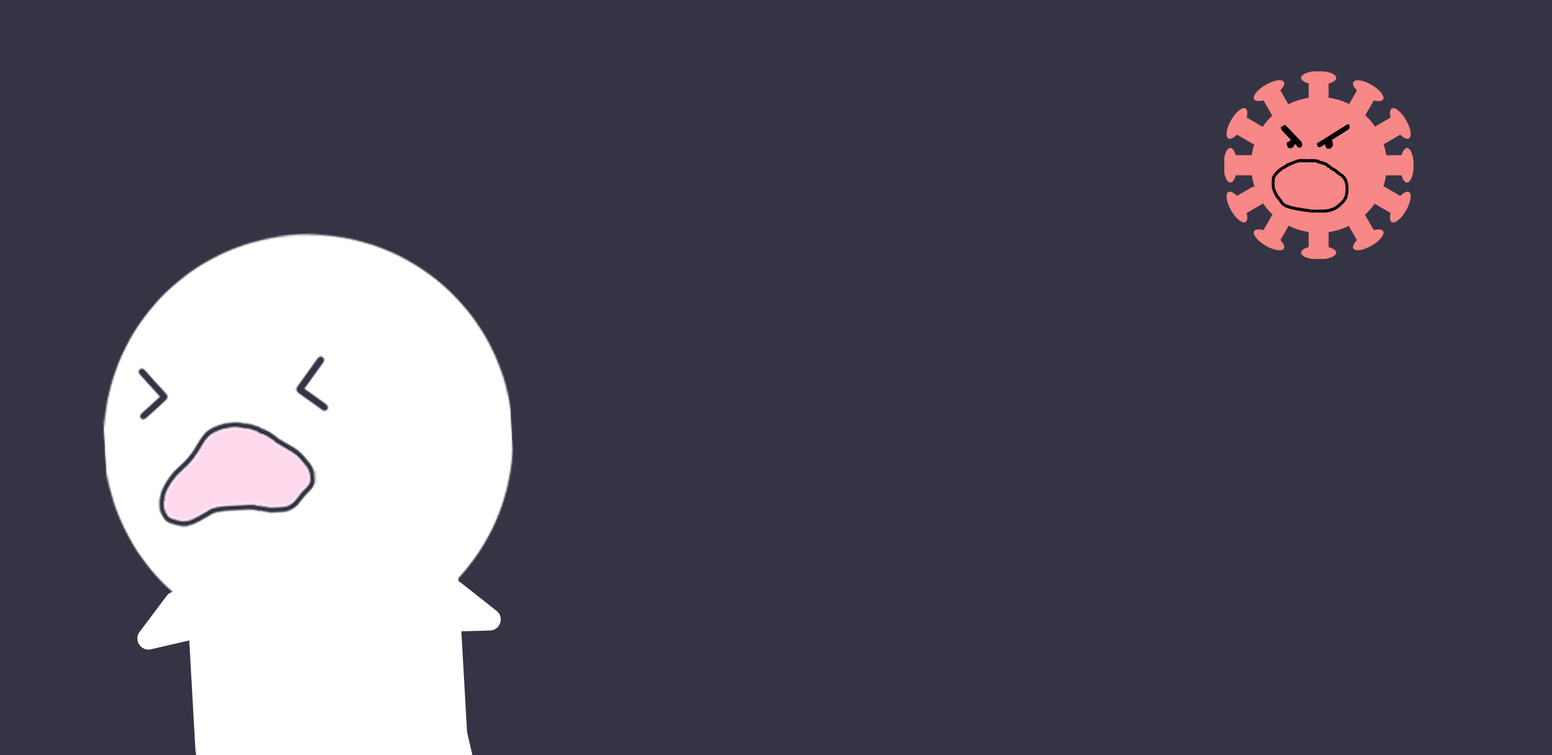
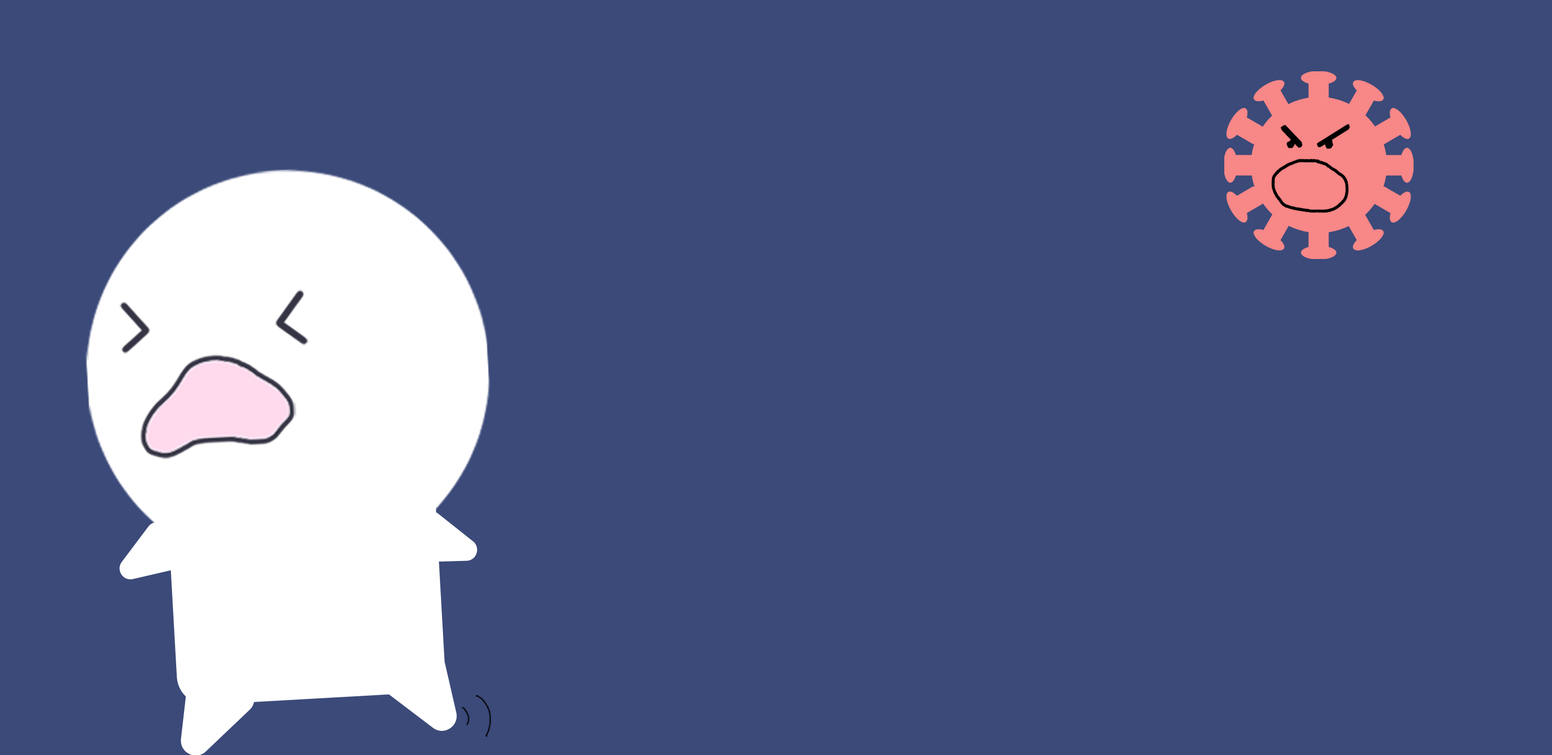
Layers edited between the first and the second 1552 x 755 image:
added group "Enemy copy" with 3 layers above "Enemy" over 1224, 71, 1414, 260
added layer "Ellipse 2 copy 6" (1st of 2, in "Enemy copy") in group "Enemy copy" over 1224, 71, 1414, 260
added layer "Ellipse 1" (1st of 2, in "Enemy copy") in group "Enemy copy" over 1251, 97, 1388, 233
painted on "Layer 7" over 460, 695, 492, 737
painted on "Layer 5" over 140, 354, 317, 530
painted on "Layer 6" over 119, 300, 169, 421
painted on "Layer 2" over 275, 289, 329, 413
painted on "Triangle 1 copy 3" over 435, 511, 501, 632
painted on "Triangle 1 copy 2" over 119, 522, 200, 650
painted on "Triangle 1 copy" over 180, 665, 261, 755
painted on "Triangle 1" over 379, 641, 473, 755
painted on "Ellipse 2" over 84, 168, 515, 648
painted on "Rounded Rectangle 2" over 166, 446, 468, 755
painted on "Background" over 0, 0, 1552, 755
